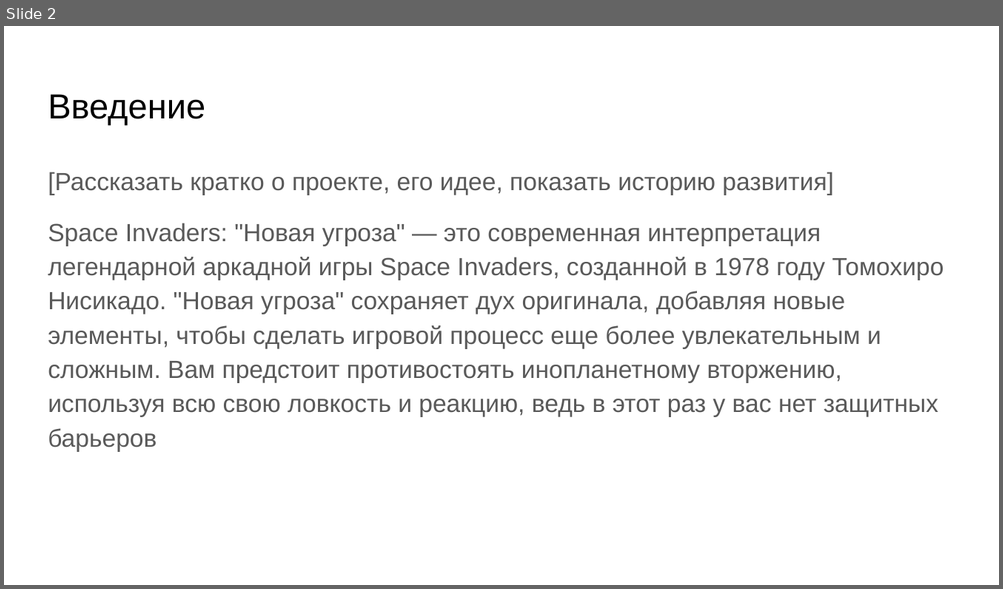
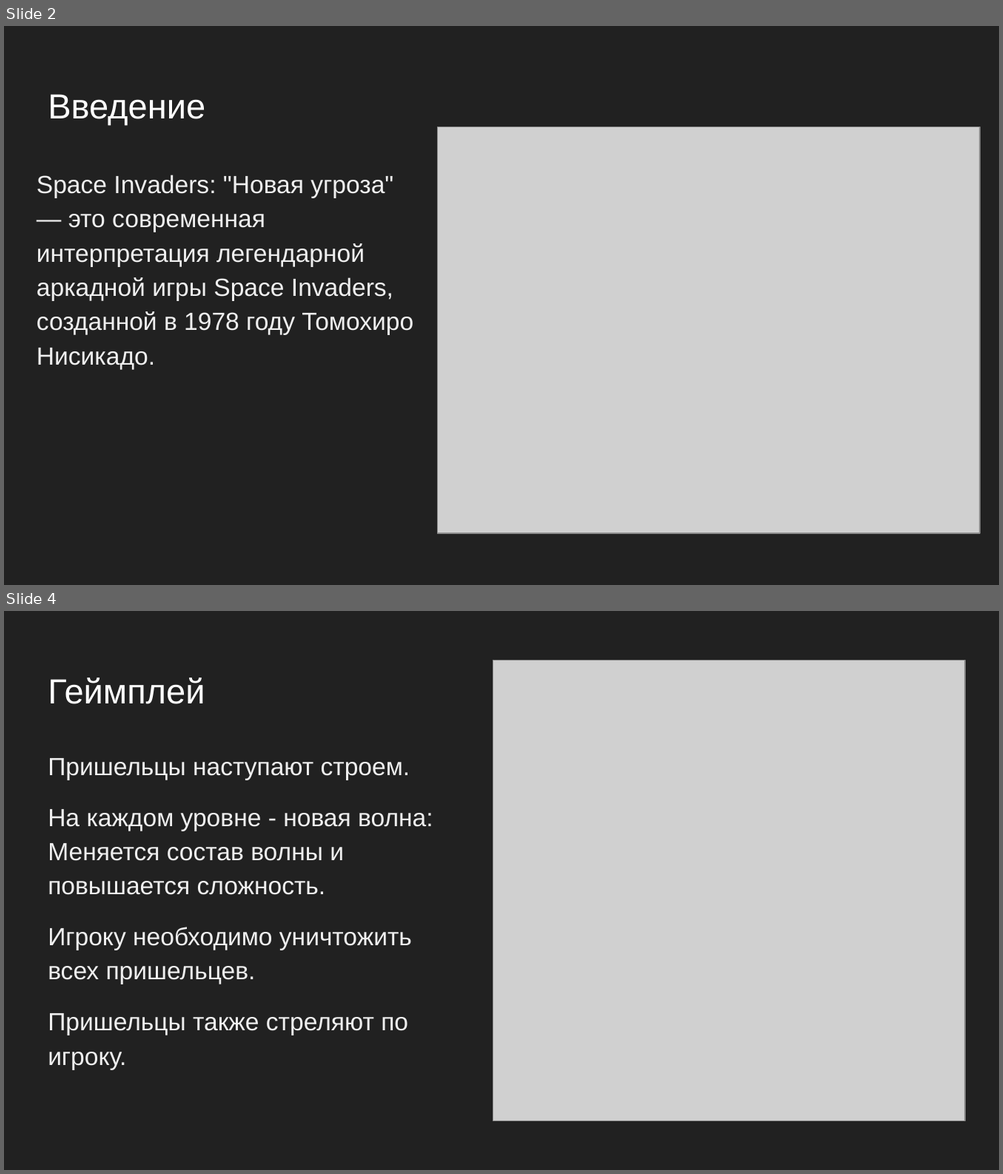
Before and after one commit to Tulishka/space_invaders_nt, a slide deck: docs/presentation.pptx. Shown one above the other, each under a label of ours: slide 2 before the commit, slides 2 and 4 after it; the slides between them are not shown. The pictures are 1003x589 and 1003x1174 pixels, drawn with LibreOffice and Linux fonts; fonts in the diff are those of the drawing; grey boxes stand for pictures. Boxes give left, top, right and bottom in pixels: in the first picture for what was removed or moved away, otherwise in the second. Text is boxed around its words. In the diff, an @@ line names an element or a change of style, - is before the commit and + after.

```diff
--- a/docs/presentation.pptx
+++ b/docs/presentation.pptx
@@ slide 4 added at (4,611,999,1170), background #212121 @@
@@ picture added at (492,661,965,1121) @@
@@ title added at (48,678,205,704), 25.2 pt, text #FFFFFF @@
+Геймплей
@@ text added at (48,758,433,1070), 18 pt, text #EFEFEF @@
+Пришельцы наступают строем.
+На каждом уровне - новая волна: Меняется состав волны и повышается сложность.
+Игроку необходимо уничтожить всех пришельцев.
+Пришельцы также стреляют по игроку.
@@ slide 2 changed as well @@
@@ background #FFFFFF to #212121 @@
@@ title "Введение" at (48,94,205,125): text colour #000000 to #FFFFFF @@
@@ picture added at (437,127,979,533) @@
@@ text at (37,175,413,369): text changed; text colour #595959 to #EFEFEF @@
-[Рассказать кратко о проекте, его идее, показать историю развития]
-Space Invaders: "Новая угроза" — это современная интерпретация легендарной аркадной игры Space Invaders, созданной в 1978 году Томохиро Нисикадо. "Новая угроза" сохраняет дух оригинала, добавляя новые элементы, чтобы сделать игровой процесс еще более увлекательным и сложным. Вам предстоит противостоять инопланетному вторжению, используя всю свою ловкость и реакцию, ведь в этот раз у вас нет защитных барьеров
+Space Invaders: "Новая угроза" — это современная интерпретация легендарной аркадной игры Space Invaders, созданной в 1978 году Томохиро Нисикадо.
```
Also in this commit, not shown: 3 other slides changed, 7 other slides added, 9 slides removed.
